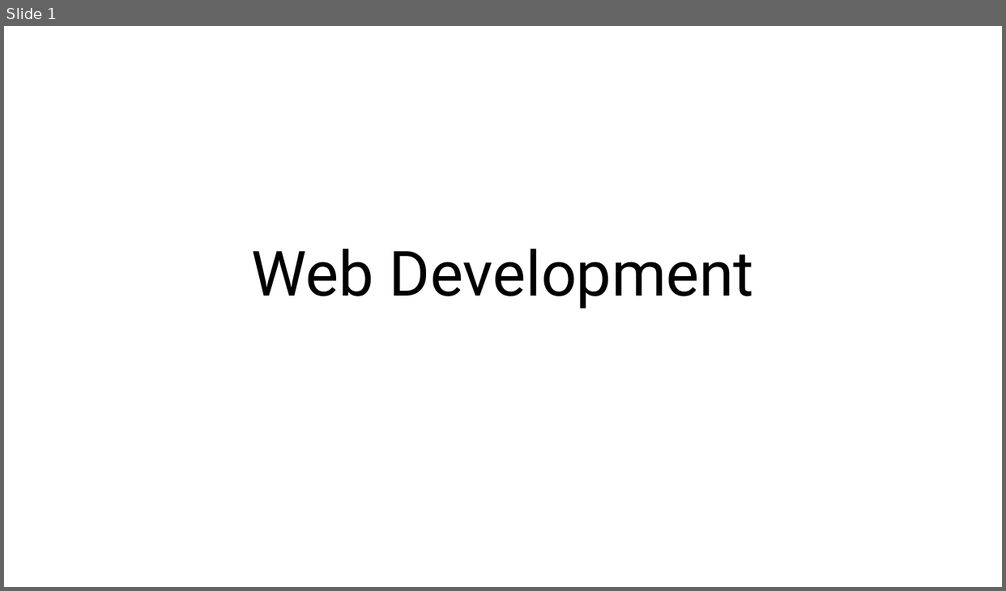
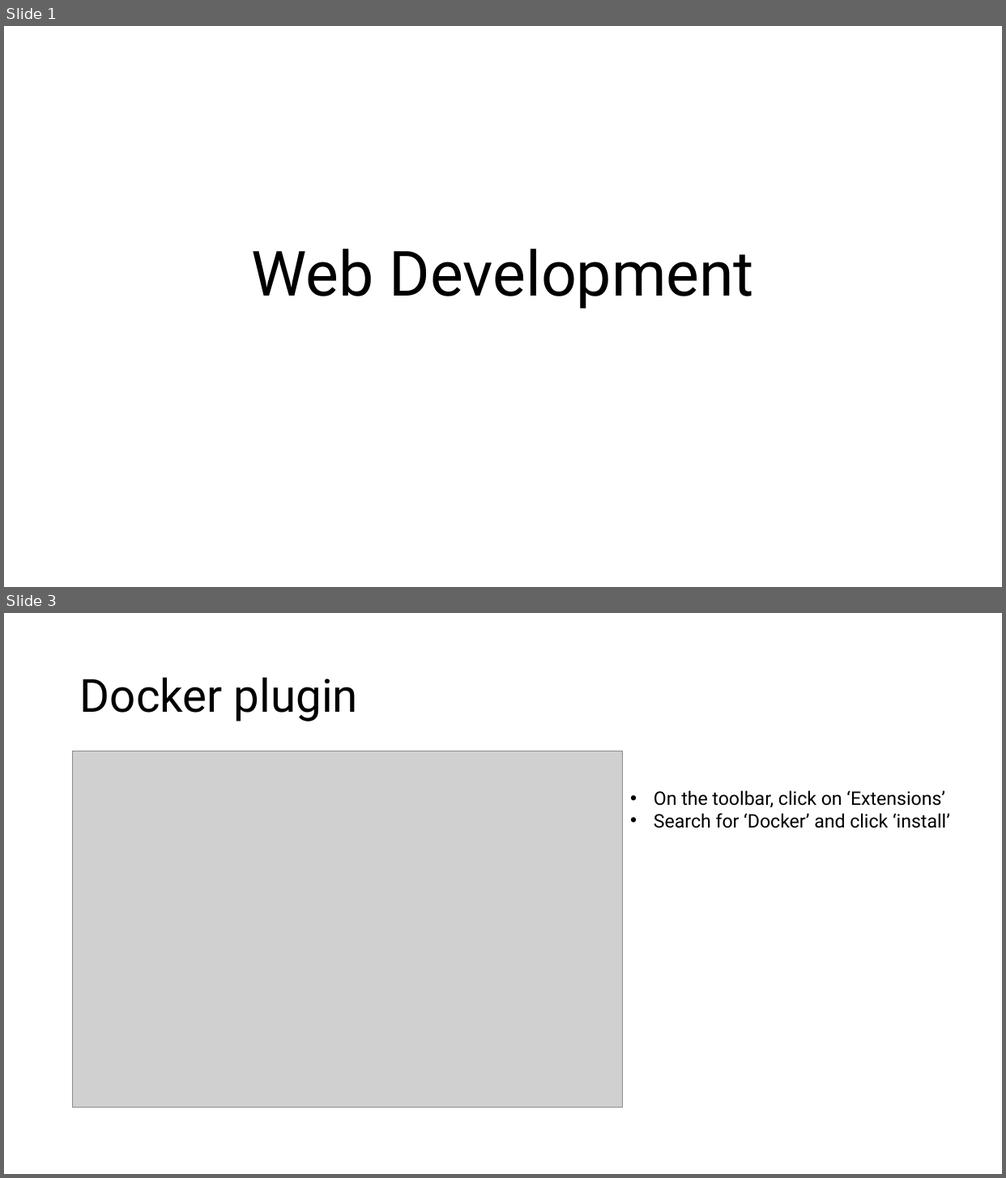
Before and after one commit to mlindhout/webdev, a slide deck: Web Development.pptx. Shown one above the other, each under a label of ours: slide 1 before the commit, slides 1 and 3 after it; the slides between them are not shown. The pictures are 1006x591 and 1006x1178 pixels, drawn with LibreOffice and Linux fonts; fonts in the diff are those of the drawing; grey boxes stand for pictures. Boxes give left, top, right and bottom in pixels: in the first picture for what was removed or moved away, otherwise in the second. Text is boxed around its words. In the diff, an @@ line names an element or a change of style, - is before the commit and + after.

```diff
--- a/Web Development.pptx
+++ b/Web Development.pptx
@@ slide 3 added at [4,613,1002,1174], background #FFFFFF @@
@@ title added at [80,677,358,722], 44 pt, text #000000 @@
+Docker plugin
@@ picture added at [73,752,623,1108] @@
@@ text added at [654,790,950,828], 18 pt, text #000000 @@
+• On the toolbar, click on ‘Extensions’
+• Search for ‘Docker’ and click ‘install’
```
Also in this commit, not shown: 1 slide changed, 2 other slides added, 1 slide removed.
